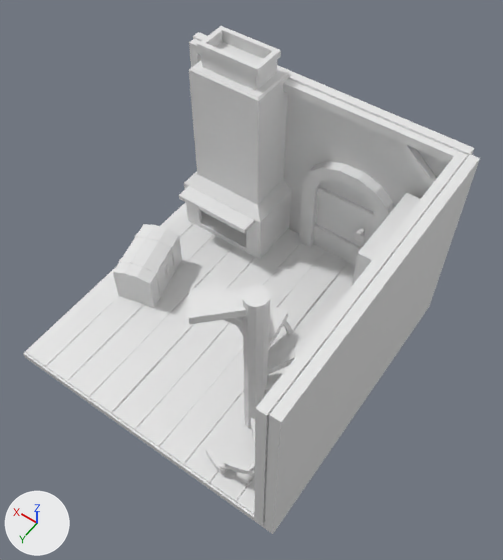
One commit to the Blender file heks_diorama_Maxim.blend: the scene before it, then after it.
Before and after are seen from a 50 mm lens placed at (-4.49, 5.58, 10.62), pointed at (-0.51, 0.01, 1.85). The axes (+X, +Y, +Z) are drawn at lower left. The lights are the same throughout.

Objects in the first picture: 'Cube', 'Door', 'Floor', 'Furnace', 'Shelf', 'Stairs', 'Wall1', 'Wall2', 'wall_frame'.
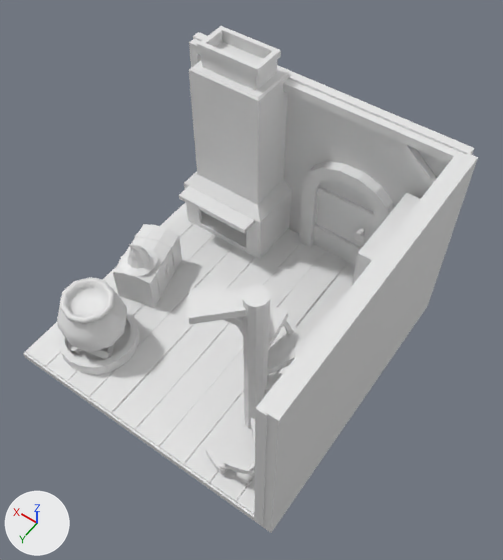
Pixel boxes [x1, y1, x2, y2] of what changed, in the pictures (503 x 560 px):
'Wall2', moved
    before: [264, 154, 480, 534]
    after: [263, 153, 478, 533]
'Cauldren', added
    after: [57, 277, 127, 352]
'Cauldren_Base', added
    after: [58, 310, 139, 375]
'Hat', added
    after: [120, 244, 158, 277]
'Logs', added
    after: [71, 344, 114, 360]

Patch to the scene script:
```diff
--- a/heks_diorama_Maxim.blend.py
+++ b/heks_diorama_Maxim.blend.py
@@ me_cylinder_002 @@
+me_cylinder_002.from_pydata(...)  # 122 vertices, 120 faces; spans x -0.79..0.83, y -0.88..0.88, z -0.03..1.38
@@ me_sphere @@
+me_sphere.from_pydata(...)  # 186 vertices, 186 faces; spans x -0.95..0.95, y -1.0..1.0, z 0.0..1.88
+me_sphere.polygons.foreach_set('use_smooth', [True] * 186)
@@ me_cube @@
+me_cube.from_pydata(...)  # 40 vertices, 30 faces; spans x -3.5..9.4, y -10.4..5.1, z -4.0..9.1
@@ me_cylinder @@
+me_cylinder.from_pydata(...)  # 82 vertices, 80 faces; spans x -1.0..1.0, y -1.0..1.0, z -0.07..0.28
@@ ob_wall2 @@
 ob_wall2 = bpy.data.objects.new('Wall2', me_cube_004)
-ob_wall2.location = (-2.59, 0.0, 0.0)
+ob_wall2.location = (-2.56, 0.0, 0.0)
@@ ob_hat @@
+ob_hat = bpy.data.objects.new('Hat', me_cylinder_002)
+ob_hat.location = (1.78, 0.28, 0.98)
+ob_hat.scale = (0.405, 0.405, 0.405)
@@ ob_cauldren @@
+ob_cauldren = bpy.data.objects.new('Cauldren', me_sphere)
+ob_cauldren.location = (1.65, 1.62, 0.33)
+ob_cauldren.scale = (0.593, 0.593, 0.593)
@@ ob_logs @@
+ob_logs = bpy.data.objects.new('Logs', me_cube)
+ob_logs.location = (1.4, 1.75, 0.28)
+ob_logs.rotation_euler = (0.603, 0.371, 0.73)  # degrees (35, 21, 42)
+ob_logs.scale = (0.0571, 0.0571, 0.0571)
@@ ob_cauldren_base @@
+ob_cauldren_base = bpy.data.objects.new('Cauldren_Base', me_cylinder)
+ob_cauldren_base.location = (1.65, 1.62, 0.22)
+ob_cauldren_base.scale = (0.697, 0.697, 0.697)
```
